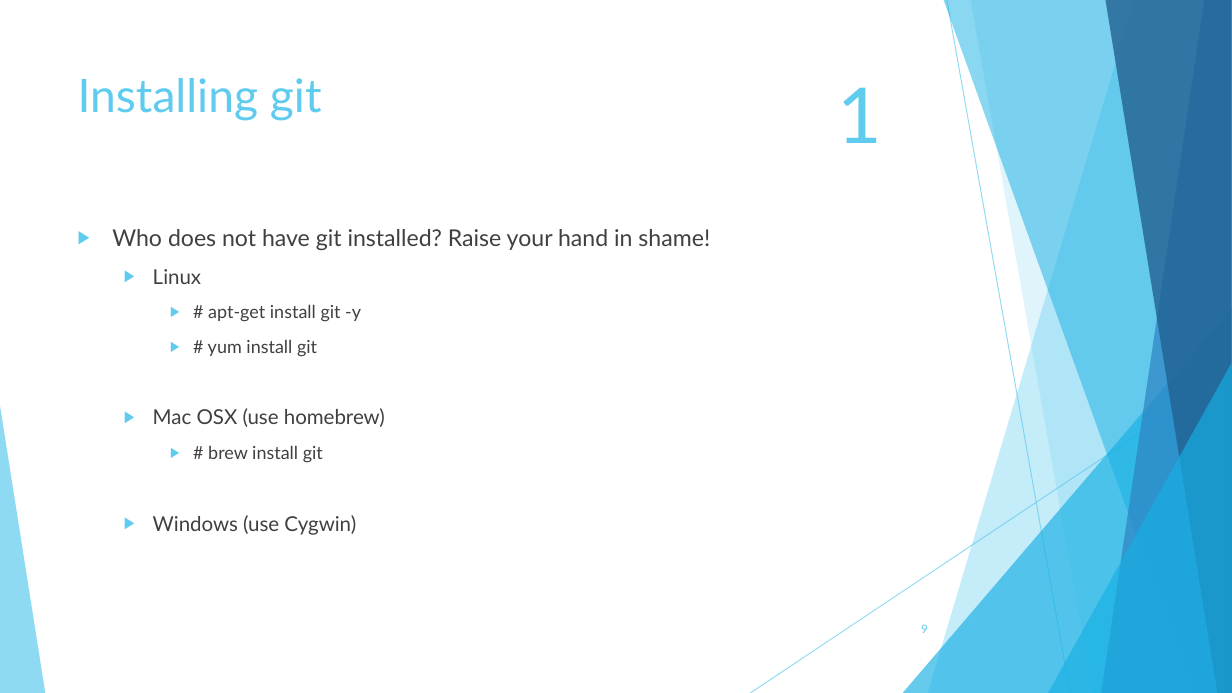
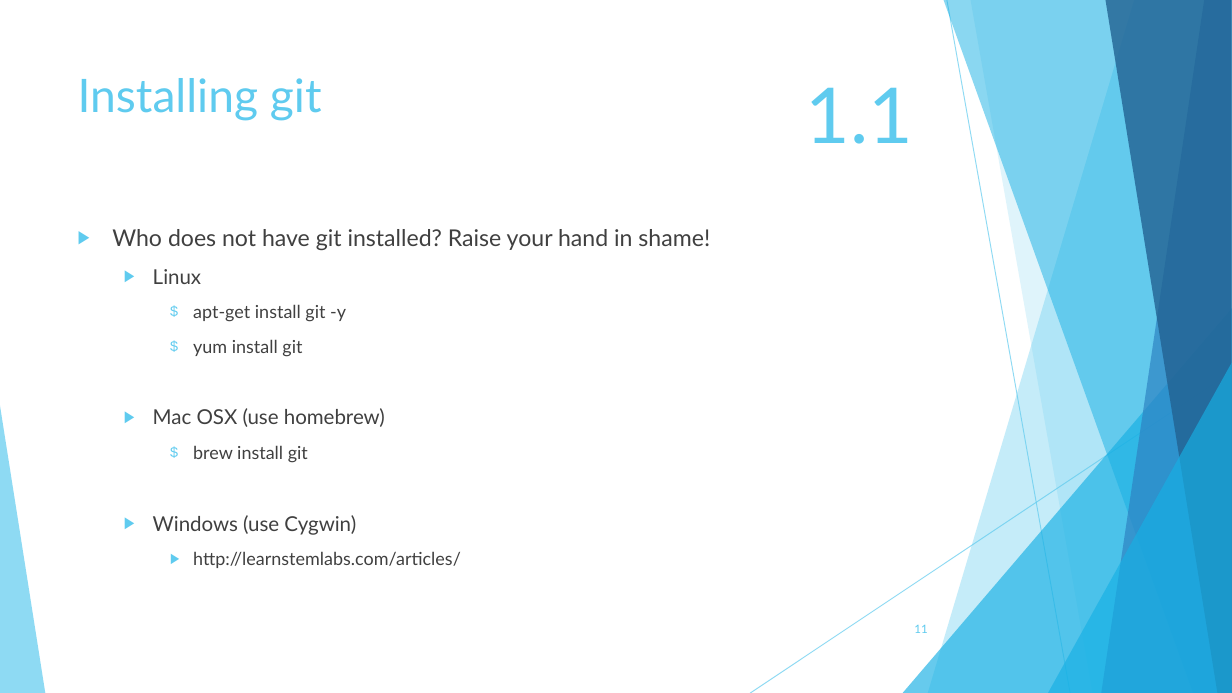
Before and after one commit to TechplexEngineer/GitCheatSheet, a slide deck: slide 11 of ppt/Getting started with GIT.pptx (slide 9 before the commit). Drawn at 1232x693 pixels with LibreOffice and Linux fonts; fonts in the diff are those of the drawing. Boxes give left, top, right and bottom in pixels: in the first picture for what was removed or moved away, otherwise in the second. Text is boxed around its words. In the diff, an @@ line names an element or a change of style, - is before the commit and + after.

```diff
--- a/ppt/Getting started with GIT.pptx
+++ b/ppt/Getting started with GIT.pptx
@@ text at [806,87,914,144]: text changed @@
-1
+1.1
@@ text at [193,304,346,357]: text changed @@
-    ▶ # apt-get install git -y
-    ▶ # yum install git
+    $ apt-get install git -y
+    $ yum install git
@@ text at [193,445,308,463]: text changed @@
-    ▶ # brew install git
+    $ brew install git
@@ text at [193,551,461,568]: paragraph added @@
+    ▶ http://learnstemlabs.com/articles/
@@ page number at [914,625,927,633]: text changed @@
-9
+11
```
Also in this commit, not shown: 11 other slides changed, 11 slides added, 2 slides removed.
